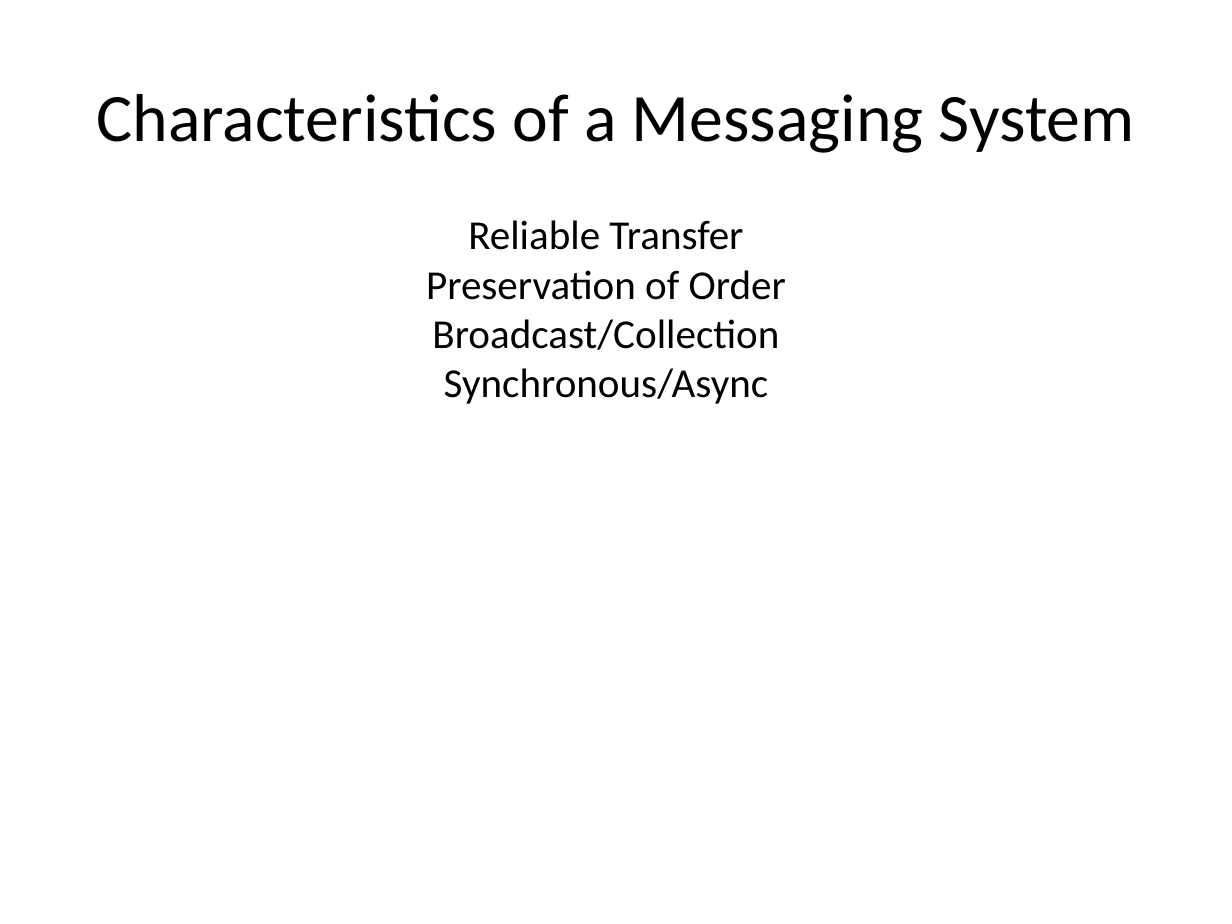
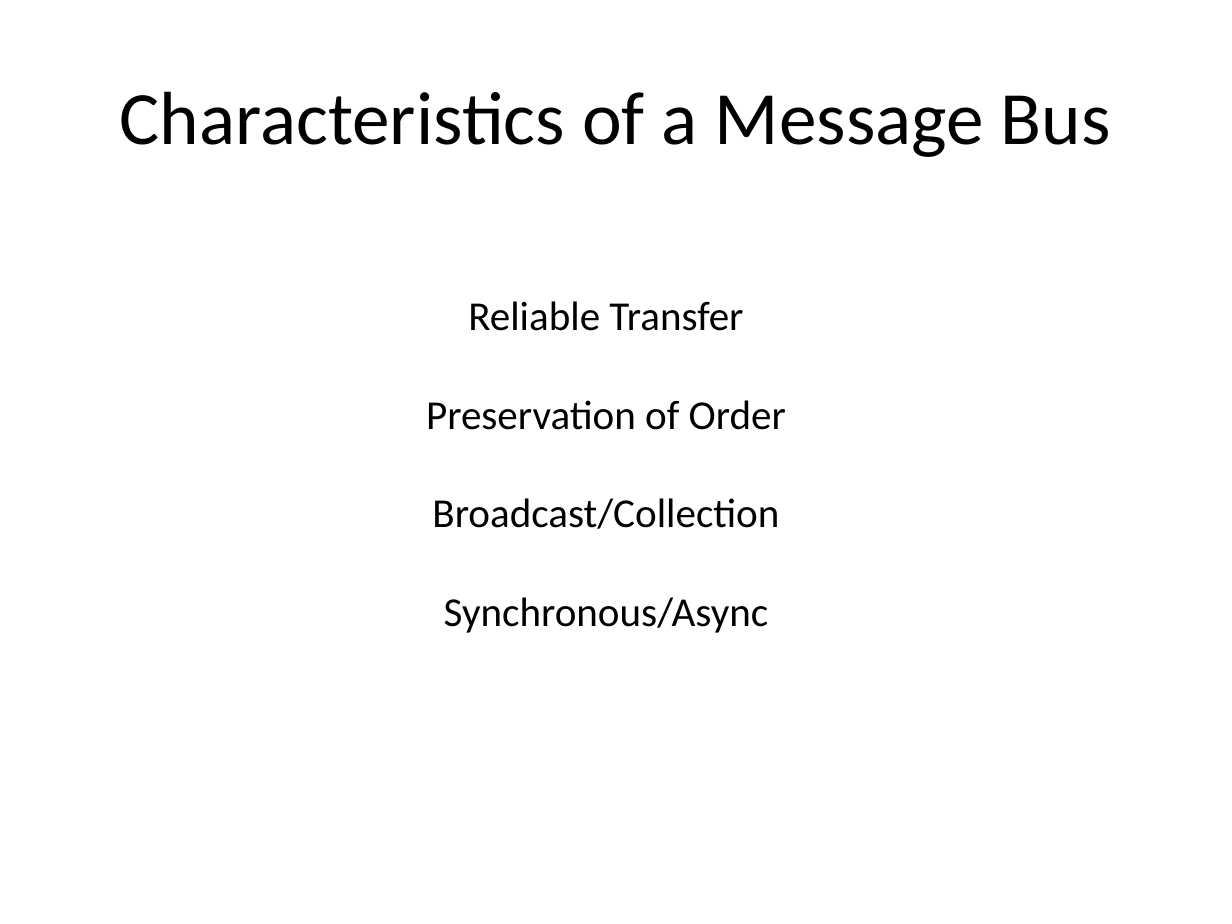
Before and after one commit to meadoch1/practical_messaging, a slide deck: slide 13 of Practical Messaging.pptx (slide 10 before the commit). Drawn at 1232x924 pixels with LibreOffice and Linux fonts; fonts in the diff are those of the drawing. Boxes give left, top, right and bottom in pixels: in the first picture for what was removed or moved away, otherwise in the second. Text is boxed around its words. In the diff, an @@ line names an element or a change of style, - is before the commit and + after.

```diff
--- a/Practical Messaging.pptx
+++ b/Practical Messaging.pptx
@@ title at (x1=120, y1=91, x2=1111, y2=157): text changed; size 39.6 to 44 pt @@
-Characteristics of a Messaging System
+Characteristics of a Message Bus
@@ text "Reliable Transfer" rewrapped from (x1=426, y1=220, x2=786, y2=404) to (x1=426, y1=301, x2=786, y2=633) @@
```
Also in this commit, not shown: 23 other slides changed, 7 slides added, 1 other file.
